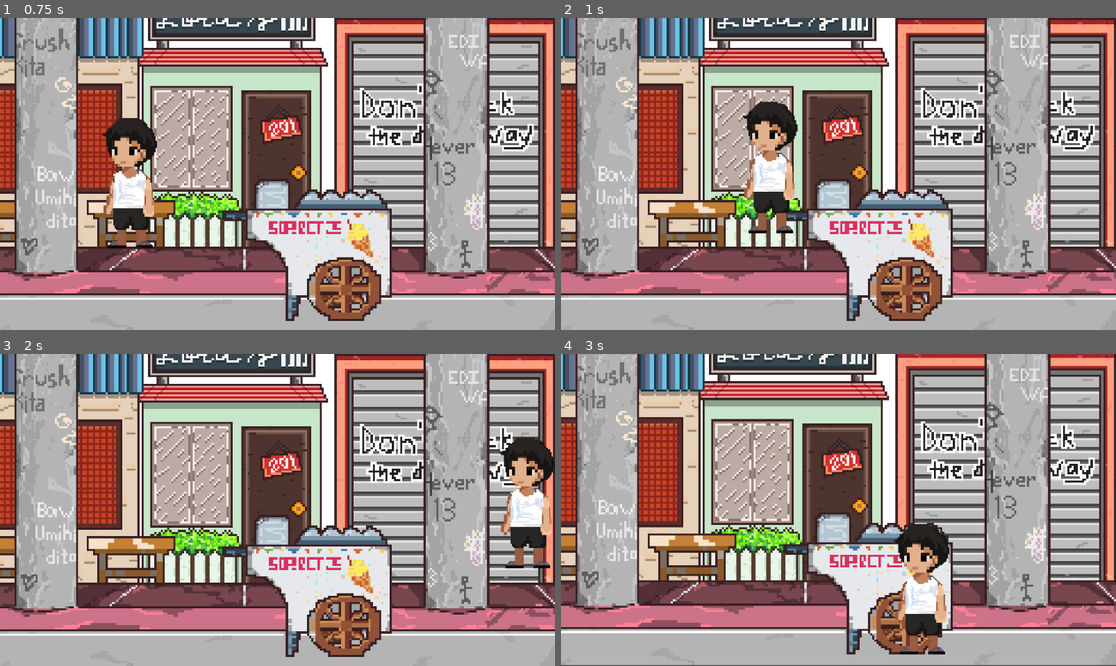
Above: before the commit, frames 1-4 (two rows, left to right).
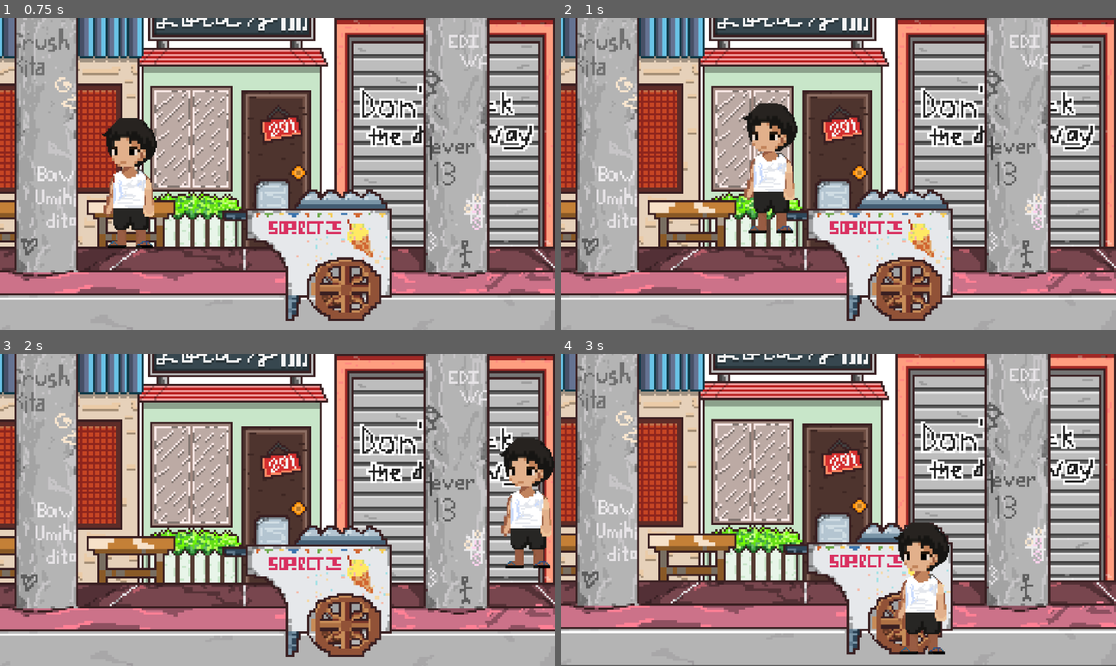
Above: after the commit, the same moments.

Repository: jehya/SipAI
Game: Godot game, scene res://scenes/game.tscn
The game is run twice, just before and just after one commit, with the same random seed, the same clock (stepped at 60 frames per second) and the same inputs.
Inputs:
- Up to frame 1 (0.75 s): tap Enter (ui_accept) at 0.5 s; hold Right (ui_right) from 0.53 s (still down)
- Up to frame 2 (1 s): keep holding Right (ui_right); tap Enter (ui_accept) at 0.77 s
- Up to frame 3 (2 s): keep holding Right (ui_right); tap Enter (ui_accept) at 1.52 s
- Up to frame 4 (3 s): release Right (ui_right) at 2.03 s; hold Left (ui_left) 2.03-2.78 s; hold Right (ui_right) from 2.78 s (still down)

Frame 1 is identical in both runs. In frame 2, 0.2% of the frame differs, in the area x 32-43%, y 26-44%; in frame 3, 0.3%; in frame 4, 0.5%, in the area x 59-70%, y 53-91%.

Commit message:
feat: cleaned up node for boundaries

Diff:
--- a/scenes/game.tscn
+++ b/scenes/game.tscn
@@ -491,20 +491,22 @@
 limit_right = 577
 limit_bottom = 120
 
-[node name="horizontal" type="StaticBody2D" parent="."]
+[node name="Boundaries" type="Node" parent="."]
+
+[node name="horizontal" type="StaticBody2D" parent="Boundaries"]
 position = Vector2(131, 107)
 
-[node name="CollisionShape2D" type="CollisionShape2D" parent="horizontal"]
+[node name="CollisionShape2D" type="CollisionShape2D" parent="Boundaries/horizontal"]
 shape = SubResource("WorldBoundaryShape2D_uwrxv")
 
-[node name="leftlimit" type="StaticBody2D" parent="."]
+[node name="leftlimit" type="StaticBody2D" parent="Boundaries"]
 position = Vector2(-24, -3)
 
-[node name="CollisionShape2D" type="CollisionShape2D" parent="leftlimit"]
+[node name="CollisionShape2D" type="CollisionShape2D" parent="Boundaries/leftlimit"]
 shape = SubResource("WorldBoundaryShape2D_yqjtg")
 
-[node name="rightlimit" type="StaticBody2D" parent="."]
+[node name="rightlimit" type="StaticBody2D" parent="Boundaries"]
 position = Vector2(576, -1)
 
-[node name="CollisionShape2D" type="CollisionShape2D" parent="rightlimit"]
+[node name="CollisionShape2D" type="CollisionShape2D" parent="Boundaries/rightlimit"]
 shape = SubResource("WorldBoundaryShape2D_lnu2h")
--- a/scenes/player.tscn
+++ b/scenes/player.tscn
@@ -124,9 +124,9 @@
 position = Vector2(-12, -57.5)
 scale = Vector2(1.33333, 1.35)
 sprite_frames = SubResource("SpriteFrames_tuyoq")
-animation = &"idle"
+animation = &"dribble"
 autoplay = "idle"
-frame_progress = 0.198229
+frame_progress = 0.166616
 
 [node name="CollisionShape2D" type="CollisionShape2D" parent="."]
 position = Vector2(-14.25, -14.5)
